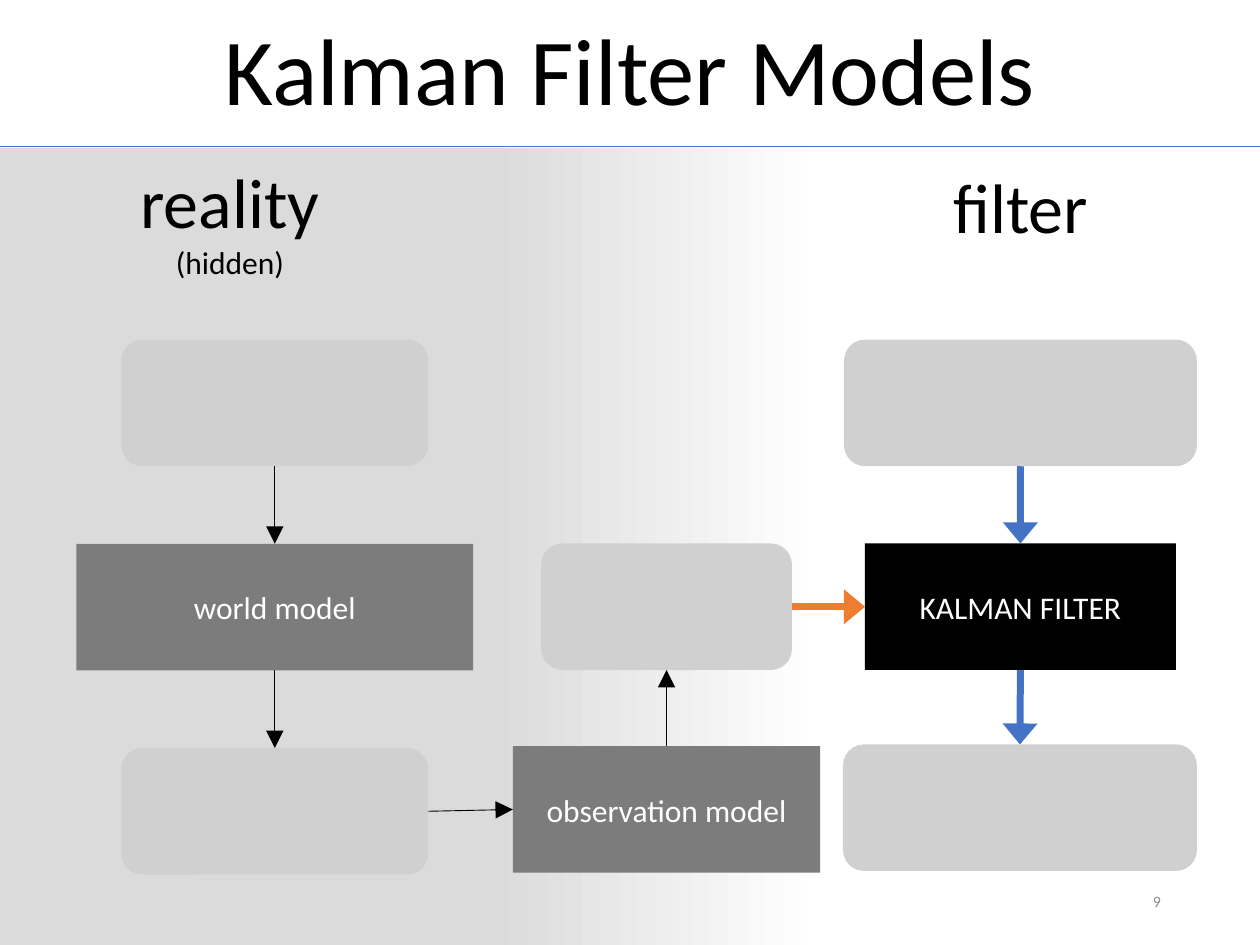
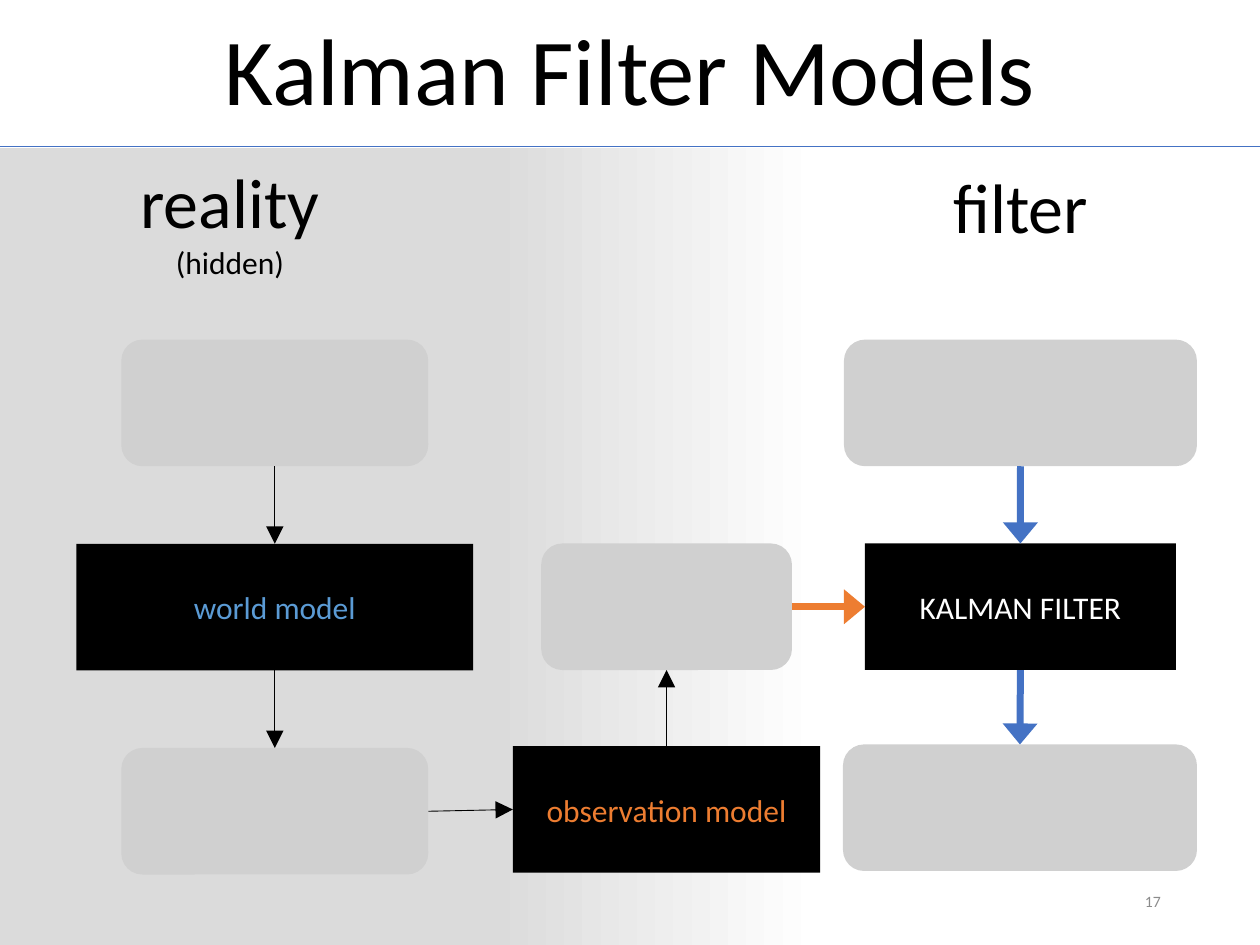
Before and after one commit to MichiHo/flocking, a slide deck: slide 17 of vortrag/ba_seminar_presentation.pptx (slide 9 before the commit). Drawn at 1260x945 pixels with LibreOffice and Linux fonts; fonts in the diff are those of the drawing; grey boxes stand for pictures. Boxes give left, top, right and bottom in pixels: in the first picture for what was removed or moved away, otherwise in the second. Text is boxed around its words. In the diff, an @@ line names an element or a change of style, - is before the commit and + after.

```diff
--- a/vortrag/ba_seminar_presentation.pptx
+++ b/vortrag/ba_seminar_presentation.pptx
@@ rectangle "world model" at (77, 544, 474, 670): text colour #FFFFFF to #5B9BD5; fill #7C7C7C to #000000 @@
@@ rectangle "observation model" at (513, 746, 820, 872): text colour #FFFFFF to #ED7D31; fill #7C7C7C to #000000 @@
@@ page number at (1145, 897, 1161, 907): text changed @@
-9
+17
```
Also in this commit, not shown: 7 other slides changed, 11 slides added, 2 slides removed, 5 other files.
